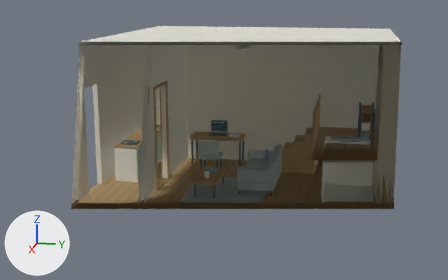
An edit to the glTF model site/game/assets/player-room/room.glb, drawn before and after from the same camera.
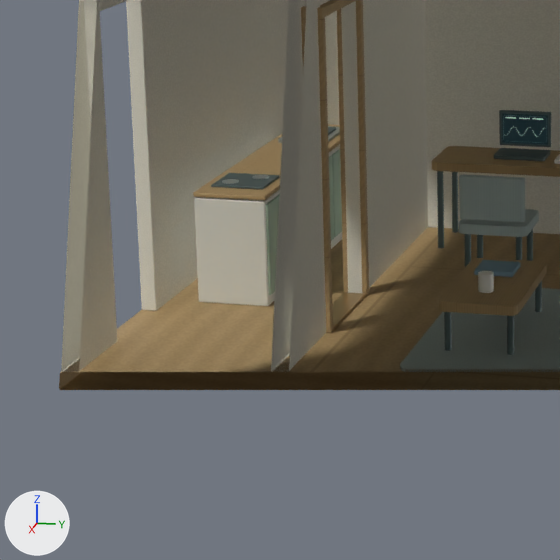
Old and new are each drawn whole from a 50 mm lens placed at (13.48, 1.72, 4.5), pointed at (-0.78, -1.13, 0.94) and again close up on the part from 12% to 51% of the width and 30% to 94% of the height. The lights are fixed; the arrows at lower left show +X, +Y and +Z. The last two pictures show the newer version. Everything nearer to the camera than a plane just in front of the edit is cut away. Where no turn or scale is listed for an object, it has been applied to the vertices. Vertices at exactly the same position are counted once.

Objects in the first close-up: 'Interior.Floor.001', 'Interior.KitchenBase', 'Interior.KitchenWorktop', 'Interior.Rug', 'Interior.SouthShell.Natural_oak', 'Interior.SouthShell.Warm_plaster', 'Interior.TableTop', 'Interior.TableTop.001', 'Interior.WestShell.Warm_plaster', 'Interior.kitchen.Brushed_stainless_steel', 'Interior.kitchen.Dark_powder_coated_steel', 'Interior.kitchen.Muted_green', 'Interior.study-chair.Sage_woven_fabric', 'Interior.study-desk.Dark_powder_coated_steel' and 7 more.
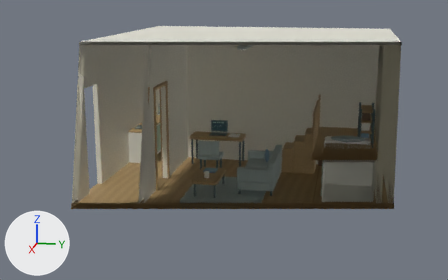
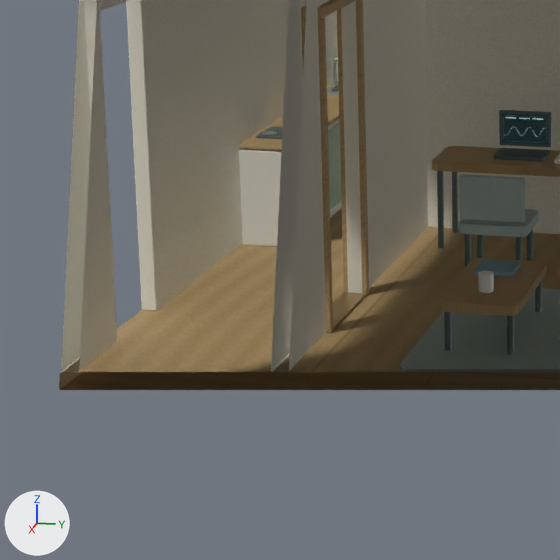
Where the change shows, as pixel boxes [x1, y1, x2, y2] in the close-ups (560 x 560 px):
'Interior.KitchenBase', moved, rescaled: before [194, 144, 342, 306]; after [239, 119, 342, 247]
'Interior.KitchenWorktop', moved, rescaled: before [193, 124, 340, 200]; after [238, 81, 339, 151]
'Interior.kitchen.Muted_green', moved, rescaled: before [266, 149, 342, 295]; after [328, 123, 341, 210]
'Interior.kitchen.Dark_powder_coated_steel', moved: before [211, 127, 336, 190]; after [256, 84, 339, 139]
'Interior.kitchen.Brushed_stainless_steel', moved: before [222, 126, 340, 184]; after [262, 58, 339, 135]

Patch to the scene script:
```diff
--- a/site/game/assets/player-room/room.glb.py
+++ b/site/game/assets/player-room/room.glb.py
@@ me_interior_kitchendoor_mesh @@
 # used by ob_interior_kitchen_muted_green; location = (-2.034, -3.052, 0.44)
-me_interior_kitchendoor_mesh.from_pydata(...)  # 168 vertices, 324 faces; spans x -0.4..2.06, y -0.01..0.01, z -0.35..0.35
+me_interior_kitchendoor_mesh.from_pydata(...)  # 168 vertices, 324 faces; spans x -0.49..2.51, y -0.01..0.01, z -0.35..0.35
+# me_interior_kitchendoor_mesh part 1: the whole mesh is scaled about the mesh origin by (1.22, 1, 1)
 me_interior_kitchendoor_mesh.materials.append(mat_muted_green)
@@ me_interior_kitchenbase_mesh @@
 # used by ob_interior_kitchenbase; location = (-1.206, -3.339, 0.41)
-me_interior_kitchenbase_mesh.from_pydata(...)  # 56 vertices, 108 faces; spans x -1.24..1.24, y -0.28..0.28, z -0.41..0.41
+me_interior_kitchenbase_mesh.from_pydata(...)  # 56 vertices, 108 faces; spans x -1.51..1.51, y -0.23..0.23, z -0.41..0.41
+# me_interior_kitchenbase_mesh part 2: the whole mesh is scaled about its middle by (1.22, 0.835, 1)
 me_interior_kitchenbase_mesh.materials.append(mat_ivory_enamel)
@@ me_interior_kitchenworktop_mesh @@
 # used by ob_interior_kitchenworktop; location = (-1.206, -3.339, 0.847)
-me_interior_kitchenworktop_mesh.from_pydata(...)  # 56 vertices, 108 faces; spans x -1.25..1.25, y -0.28..0.28, z -0.02..0.02
+me_interior_kitchenworktop_mesh.from_pydata(...)  # 56 vertices, 108 faces; spans x -1.52..1.52, y -0.24..0.24, z -0.02..0.02
+# me_interior_kitchenworktop_mesh part 3: the whole mesh is scaled about its middle by (1.22, 0.839, 1)
 me_interior_kitchenworktop_mesh.materials.append(mat_natural_oak)
@@ ob_interior_kitchen_brushed_stainless_steel @@
 ob_interior_kitchen_brushed_stainless_steel = bpy.data.objects.new('Interior.kitchen.Brushed_stainless_steel', me_cylinder_055)
-ob_interior_kitchen_brushed_stainless_steel.location = (-0.427, -3.249, 0.887)
+ob_interior_kitchen_brushed_stainless_steel.location = (-2.092, -3.51, 0.887)
@@ ob_interior_kitchen_dark_powder_coated_steel @@
 ob_interior_kitchen_dark_powder_coated_steel = bpy.data.objects.new('Interior.kitchen.Dark_powder_coated_steel', me_interior_hob_mesh)
-ob_interior_kitchen_dark_powder_coated_steel.location = (-0.337, -3.339, 0.874)
+ob_interior_kitchen_dark_powder_coated_steel.location = (-2.002, -3.6, 0.874)
@@ ob_interior_kitchen_muted_green @@
 ob_interior_kitchen_muted_green = bpy.data.objects.new('Interior.kitchen.Muted_green', me_interior_kitchendoor_mesh)
-ob_interior_kitchen_muted_green.location = (-2.034, -3.052, 0.44)
+ob_interior_kitchen_muted_green.location = (-4.068, -3.358, 0.44)
@@ ob_interior_kitchenbase @@
 ob_interior_kitchenbase = bpy.data.objects.new('Interior.KitchenBase', me_interior_kitchenbase_mesh)
-ob_interior_kitchenbase.location = (-1.206, -3.339, 0.41)
+ob_interior_kitchenbase.location = (-3.06, -3.6, 0.41)
@@ ob_interior_kitchenworktop @@
 ob_interior_kitchenworktop = bpy.data.objects.new('Interior.KitchenWorktop', me_interior_kitchenworktop_mesh)
-ob_interior_kitchenworktop.location = (-1.206, -3.339, 0.847)
+ob_interior_kitchenworktop.location = (-3.06, -3.6, 0.847)
```
